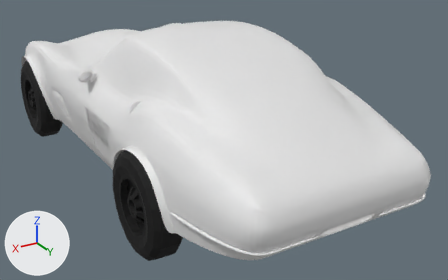
A saved change to the Blender file corvette.blend.
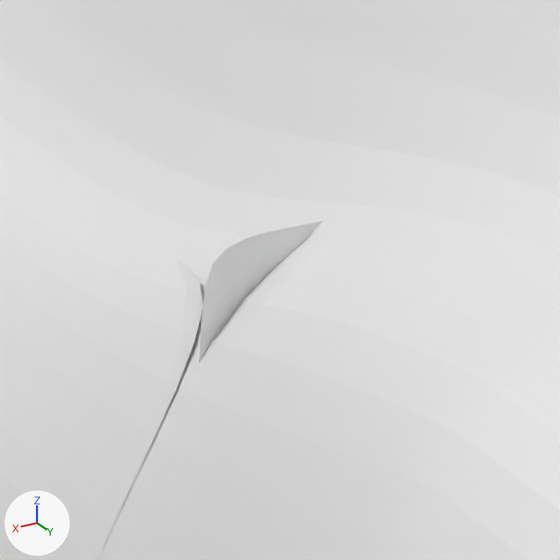
The first picture shows the older version from a 50 mm camera at (4.25, 7.88, 4.51) aimed at (-0.6, -0.2, 0.46). The close-ups show both versions on the part from 25% to 36% of the width and 30% to 47% of the height of that picture; other places that the commit changed are outside them. The axes (+X, +Y, +Z) are drawn at lower left. The lights are the same throughout.

Objects in the first close-up: 'body', 'door', 'interior'.
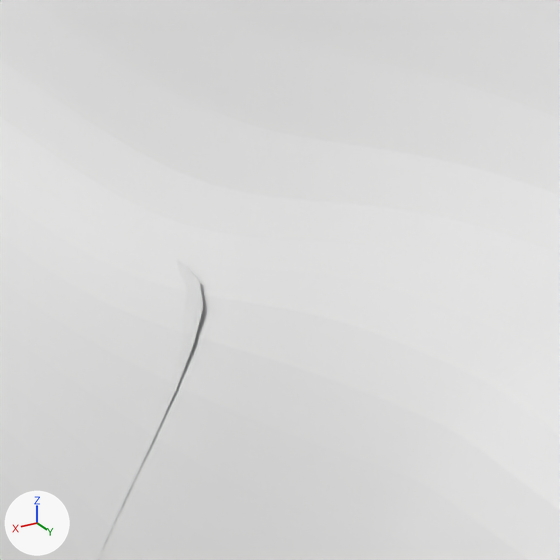
What differs and where, as boxes [x1, y1, x2, y2] in the close-ups (560 x 560 px; the box of a moved part takes in the faces that stretch with it):
part 1 of me_circle_003, moved or reshaped (not visible afterwards)
    before: [199, 221, 323, 362]

Edits to the bpy script that builds the scene:
```text
Change me_circle_003:
    where me_circle_003.from_pydata(...)  # 276 vertices, 218 faces, 12 loose edges; spans x 0.0..1.58, y -2.49..0.87, z 0.28..2.41
    used by ob_interior; location = (0.0, 0.0, 0.0)
    me_circle_003 part 1: all 8 vertices in x 1.15..1.44, y 0.87, z 1.66..1.81 are moved by (-0.09, 0.0, -0.06)
```
